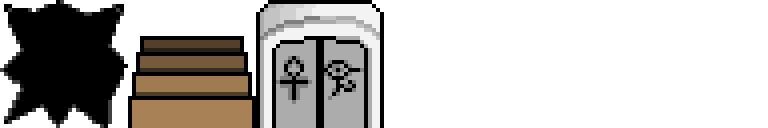
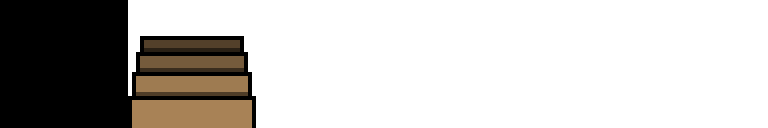
Layers edited between the first and the second 768 x 128 image:
added layer "Layer" (85%) above "Background" over bbox(256, 0, 384, 128)
painted on "Background" over bbox(0, 0, 384, 128)
